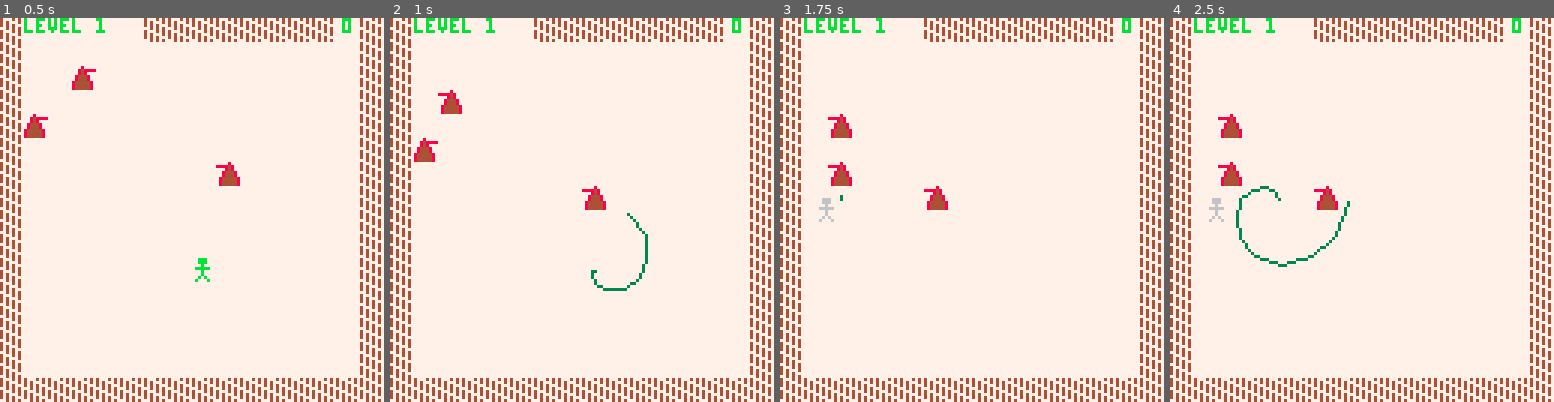
Above: before the commit, frames 1-4 (left to right).
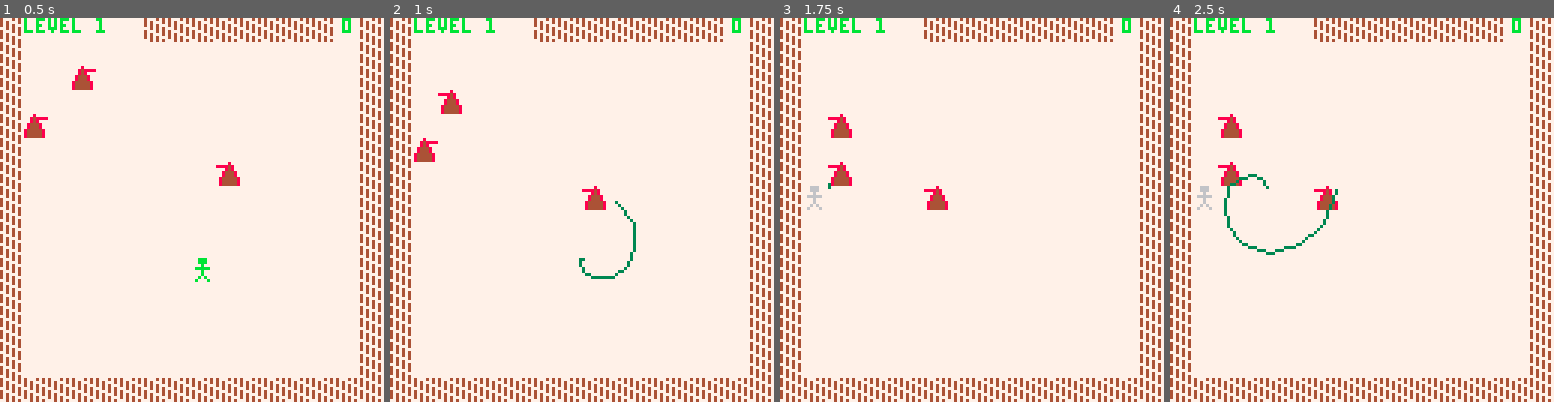
Above: after the commit, the same moments.

Repository: metageek/time-twister
Game: PICO-8 cartridge pico-8/tt.p8
Same seed, same stepped clock (60 frames per second), same inputs: the game is played once before the commit and once after it.
Inputs:
- Up to frame 1 (0.5 s): tap X (X key) at 0.33 s
- Up to frame 2 (1 s): tap O (Z key) at 0.7 s
- Up to frame 3 (1.75 s): tap X (X key) at 1.07 s; hold Right from 1.6 s (still down); tap O (Z key) at 1.7 s
- Up to frame 4 (2.5 s): tap X (X key) at 1.85 s; release Right at 2.1 s; tap O (Z key) at 2.1 s; hold Up 2.15-2.42 s; hold Right from 2.47 s (still down)

Frame 1 is identical in both runs. In frame 2, 0.5% of the frame differs, in the area x 49-68%, y 47-72%; in frame 3, 0.2%; in frame 4, 1.1%, in the area x 7-47%, y 40-65%.

Commit message:
Interim: still need to get HTML working again

Diff:
--- a/pico-8/tt.lua
+++ b/pico-8/tt.lua
@@ -7,6 +7,7 @@
   level += 1
   swarm = mkSwarm(1 + 2 * level)
   player = mkPlayer()
+  recordedPlayers = {}
 end
 
 function mkMove(dx, dy, count)
@@ -74,7 +75,7 @@
    p.draw = function()
       if p.visible()
       then
-         spr(3, p.x + 4, p.y + 4)
+         spr(3, p.x, p.y)
       end
    end
 
@@ -84,8 +85,6 @@
 
    return p
 end
-
-recordedPlayers = {}
 
 function mkPlayer()
    local p = rndSafePos(swarm.robots)
@@ -155,7 +154,7 @@
          p.ticksSinceMove = 0
 
          p.runningTeleporting = true
-         p.teleportedFrom = { x = p.x+ 4, y = p.y + 4}
+         p.teleportedFrom = { x = p.x, y = p.y}
          p.runningTeleportFrames = 0
 
          local dest = rndSafePos(swarm.robots)
Not shown, changed: pico-8/tt.html
Not shown, changed: pico-8/tt.js
Not shown, changed: pico-8/tt.p8.png
